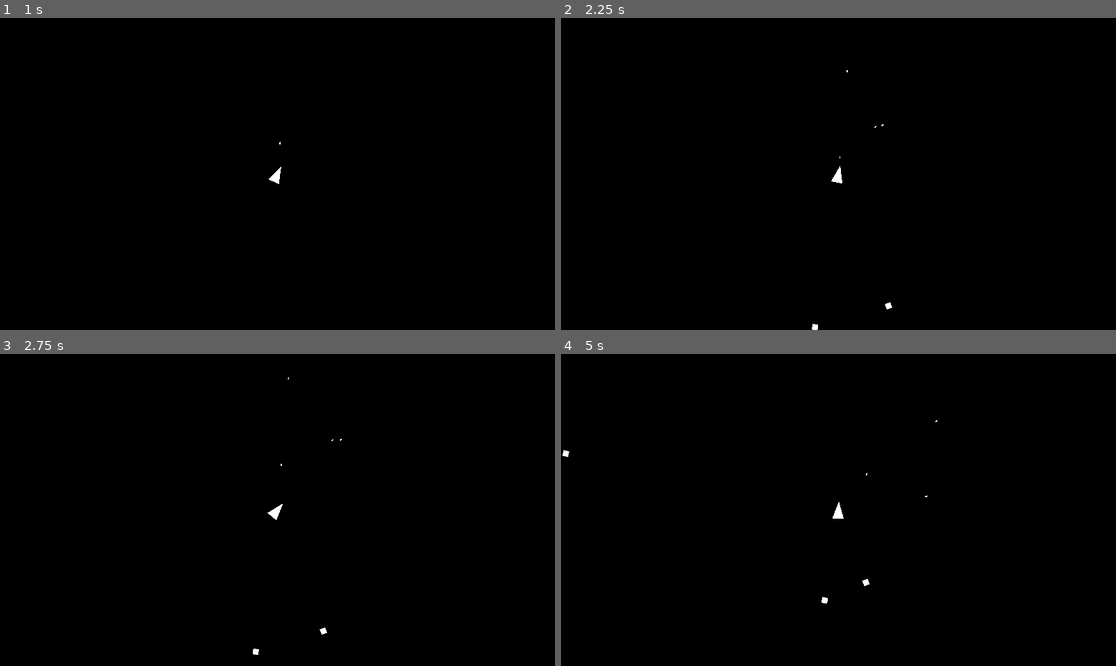
Above: before the commit, frames 1-4 (two rows, left to right).
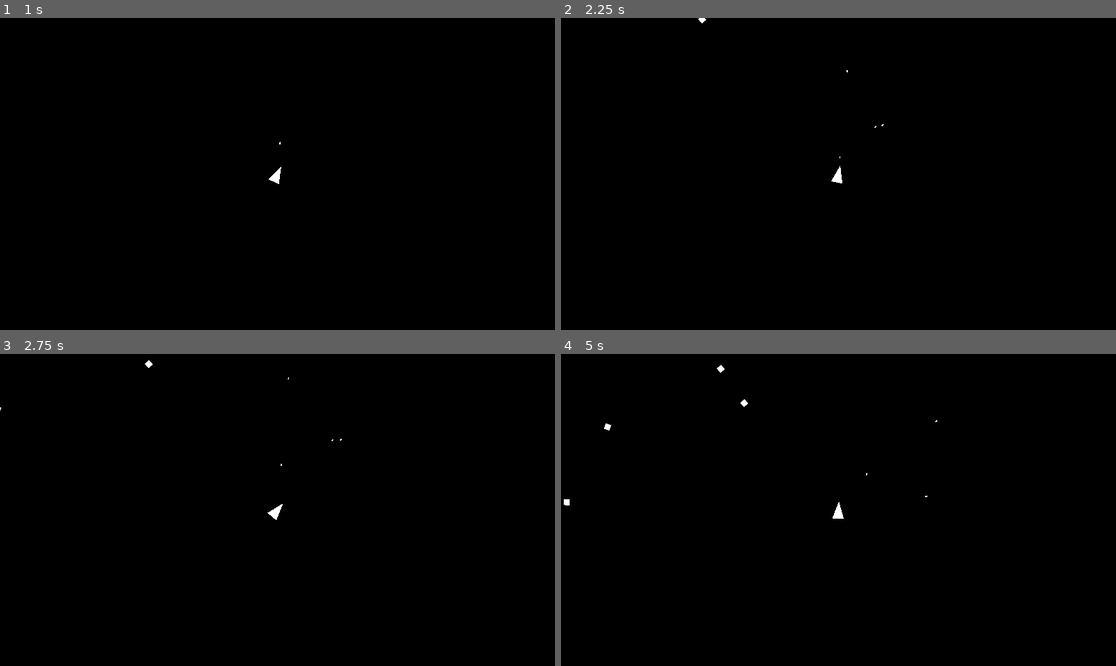
Above: after the commit, the same moments.

Repository: Adamekka/luminexia
Game: Godot game, scene res://Scenes/game.tscn
The game is run twice, just before and just after one commit, with the same random seed, the same clock (stepped at 60 frames per second) and the same inputs.
Inputs:
- Up to frame 1 (1 s): tap Enter at 0.5 s; hold Right (right) from 0.53 s (still down); tap Space (shoot) at 0.6 s
- Up to frame 2 (2.25 s): tap Space (shoot) at 1.25, 1.35, 2.1 s; release Right (right) at 1.28 s; hold Left (left) 1.28-2.03 s; hold Right (right) from 2.03 s (still down)
- Up to frame 3 (2.75 s): keep holding Right (right)
- Up to frame 4 (5 s): tap Space (shoot) at 2.85, 3.6, 4.35 s; release Right (right) at 3.53 s; hold Left (left) from 3.53 s (still down)

Frame 1 is identical in both runs. In frame 2, less than 0.1% of the frame differs, in the area x 24-60%, y 0-100%; in frame 3, less than 0.1%; in frame 4, 0.2%, in the area x 0-56%, y 3-80%.

Commit message:
destroy bullets after 5 secs

Diff:
--- a/Scenes/game.tscn
+++ b/Scenes/game.tscn
@@ -6,11 +6,11 @@
 [node name="Game" type="Node2D"]
 script = ExtResource("1_g1vxn")
 
-[node name="Timer" type="Timer" parent="."]
+[node name="EnemyTimer" type="Timer" parent="."]
 autostart = true
 
 [node name="Player" parent="." instance=ExtResource("1_mulch")]
 
 [node name="Camera2D" type="Camera2D" parent="Player"]
 
-[connection signal="timeout" from="Timer" to="." method="_on_timer_timeout"]
+[connection signal="timeout" from="EnemyTimer" to="." method="_on_enemy_timer_timeout"]
--- a/Scripts/bullet.gd
+++ b/Scripts/bullet.gd
@@ -3,12 +3,15 @@
 ## Bullet speed
 @export var speed: int = 200
 ## Division is slow
-const PI_2 = PI / 2
+const PI_2: float = PI / 2
 
 
 func _physics_process(_delta: float):
 	# Move bullet in the direction it is facing
 	velocity = Vector2(speed, 0).rotated(rotation + 3 * PI_2)
 	move_and_slide()
+	# Destroy bullet after TTL
+	await get_tree().create_timer(5).timeout
+	queue_free()
 
 	pass
--- a/Scripts/game.gd
+++ b/Scripts/game.gd
@@ -1,11 +1,11 @@
 extends Node2D
 
-const enemy_scene = preload("res://Entities/Enemies/enemy_square.tscn")
+const enemy_scene := preload("res://Entities/Enemies/enemy_square.tscn")
 
 
-func _on_timer_timeout():
+func _on_enemy_timer_timeout():
 	# Spawn enemy
-	var enemy = enemy_scene.instantiate()
+	var enemy := enemy_scene.instantiate()
 
 	# Get random direction 0-3
 	var dir: int = randi() % 4
--- a/Scripts/player.gd
+++ b/Scripts/player.gd
@@ -2,7 +2,7 @@
 
 enum Rotation { LEFT, RIGHT, NONE }
 
-const bullet = preload("res://Entities/Misc/bullet.tscn")
+const bullet := preload("res://Entities/Misc/bullet.tscn")
 
 
 ## Get rotation direction from the input
@@ -38,7 +38,7 @@
 func _process(_delta: float):
 	# Shoot
 	if Input.is_action_just_pressed("shoot"):
-		var bullet_instance = bullet.instantiate()
+		var bullet_instance := bullet.instantiate()
 		bullet_instance.rotation = rotation
 		# Spawn the bullet in front of the player
 		bullet_instance.position = Vector2(30 * sin(rotation), 30 * -cos(rotation))
